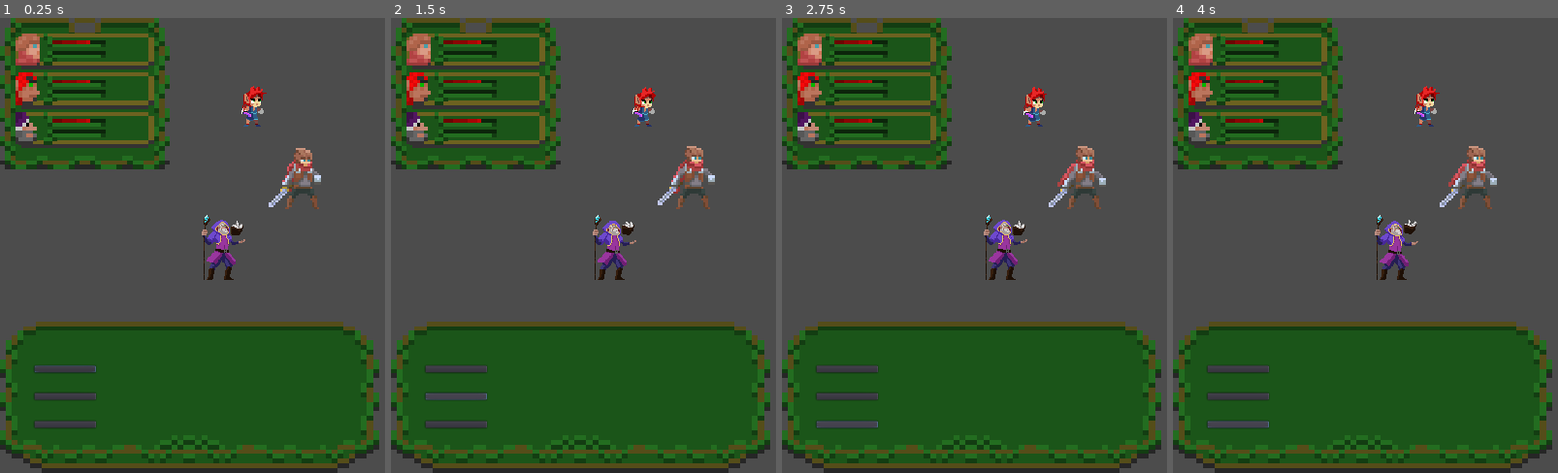
Above: before the commit, frames 1-4 (left to right).
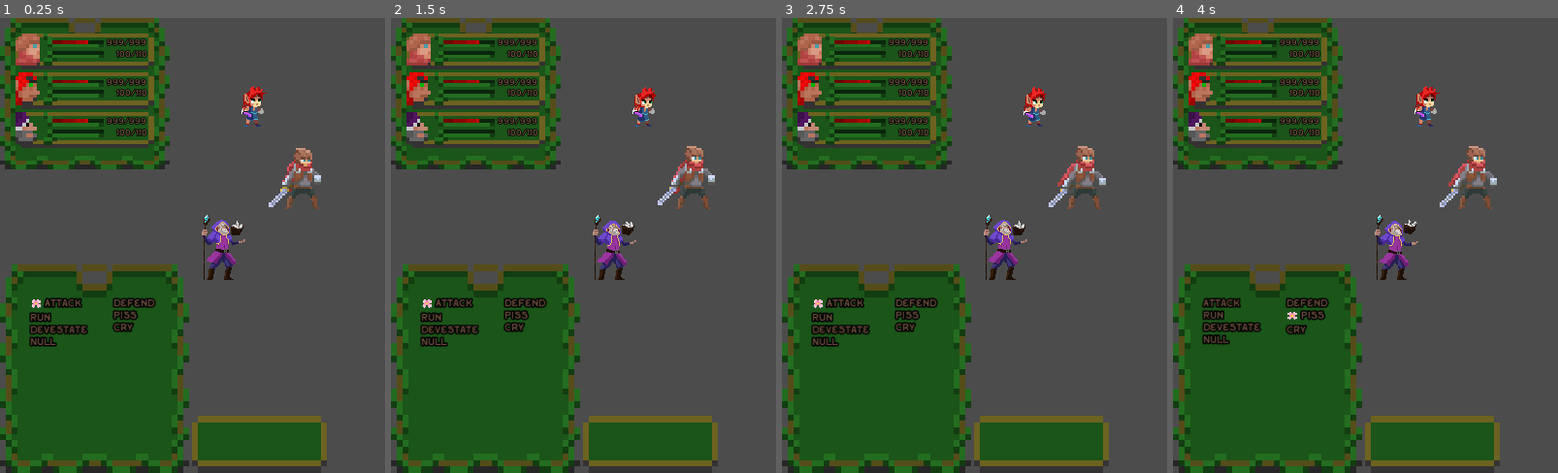
Above: after the commit, the same moments.

Repository: Vodyanik-monkas/Turn-Based-Prototype
Game: Godot game, scene res://Main.tscn
Same seed, same stepped clock (60 frames per second), same inputs: the game is played once before the commit and once after it. The project has no main scene, so this scene is started directly.
Inputs (mouse positions are in pixels of both pictures, inside the frame that each line leads up to):
- Up to frame 1 (0.25 s): no input
- Up to frame 2 (1.5 s): click (456, 368) at 0.5 s, where only the run before the commit has a clickable "Attack"; click (456, 395) at 1.25 s, where only the run before the commit has a clickable "Defend"
- Up to frame 3 (2.75 s): click (847, 422) at 2 s, where only the run before the commit has a clickable "Run"
- Up to frame 4 (4 s): tap Enter (ui_accept) at 2.75, 2.85, 3.02, 3.32, 3.6, 3.77 s; hold Right (ui_right) 2.78-3.53 s; hold Down (ui_down) from 3.53 s (still down)

The runs differ from the first frame. In frame 1, 23% of the frame differs, in the area x 0-99%, y 4-100%; in frame 2, 23%; in frame 3, 23%; in frame 4, 23%.

Commit message:
Removing old dialogue box and replacing with new

Diff:
--- a/Assets/Default_Theme.tres
+++ b/Assets/Default_Theme.tres
@@ -1,6 +1,6 @@
 [gd_resource type="Theme" load_steps=3 format=2]
 
-[ext_resource path="res://Assets/TreeRoot-ZVgOl.ttf" type="DynamicFontData" id=1]
+[ext_resource path="res://Assets/fonts/TreeRoot-ZVgOl.ttf" type="DynamicFontData" id=1]
 
 [sub_resource type="DynamicFont" id=1]
 size = 32
--- a/Main.tscn
+++ b/Main.tscn
@@ -7,6 +7,6 @@
 [node name="Main" type="Node"]
 script = ExtResource( 3 )
 
+[node name="NewHUD" parent="." instance=ExtResource( 1 )]
+
 [node name="Player" parent="." instance=ExtResource( 2 )]
-
-[node name="NewHUD" parent="." instance=ExtResource( 1 )]
--- /dev/null
+++ b/UI/Buttons/Action.gd
@@ -0,0 +1,22 @@
+extends HBoxContainer
+
+var namaewa = "name"
+var active = false
+
+func _ready():
+	$Label.text = namaewa
+
+func active():
+	active = true
+	$Selected.show()
+
+func inactive():
+	active = false
+	$Selected.hide()
+
+func toggle_active():
+	active = not active
+	if active:
+		$Selected.show()
+	else:
+		$Selected.hide()
--- /dev/null
+++ b/UI/Buttons/Action.tscn
@@ -0,0 +1,43 @@
+[gd_scene load_steps=6 format=2]
+
+[ext_resource path="res://Assets/UI/SelectionFlower.png" type="Texture" id=1]
+[ext_resource path="res://Assets/fonts/Geronideregulardemo-AL5n7.otf" type="DynamicFontData" id=2]
+[ext_resource path="res://UI/Buttons/Action.gd" type="Script" id=3]
+
+[sub_resource type="DynamicFont" id=1]
+size = 14
+outline_size = 2
+outline_color = Color( 0, 0, 0, 1 )
+use_filter = true
+font_data = ExtResource( 2 )
+
+[sub_resource type="Theme" id=2]
+default_font = SubResource( 1 )
+
+[node name="Action" type="HBoxContainer"]
+margin_right = 50.0
+margin_bottom = 14.0
+theme = SubResource( 2 )
+script = ExtResource( 3 )
+__meta__ = {
+"_edit_use_anchors_": false
+}
+
+[node name="Selected" type="TextureRect" parent="."]
+visible = false
+margin_right = 15.0
+margin_bottom = 17.0
+rect_min_size = Vector2( 15, 15 )
+texture = ExtResource( 1 )
+stretch_mode = 6
+
+[node name="Label" type="Label" parent="."]
+margin_right = 50.0
+margin_bottom = 14.0
+size_flags_horizontal = 0
+size_flags_vertical = 0
+custom_colors/font_color = Color( 0.439216, 0.321569, 0.25098, 1 )
+text = "Attack"
+__meta__ = {
+"_edit_use_anchors_": false
+}
--- a/UI/Dialogue Box/CombatDialogueBox.tscn
+++ b/UI/Dialogue Box/CombatDialogueBox.tscn
@@ -40,38 +40,37 @@
 margin_bottom = 172.0
 
 [node name="PlayerOptions" type="MarginContainer" parent="MarginContainer/HBoxContainer"]
-margin_right = 99.0
+margin_right = 80.0
 margin_bottom = 172.0
 rect_min_size = Vector2( 80, 0 )
 size_flags_vertical = 3
 
 [node name="CombatMenu" type="VBoxContainer" parent="MarginContainer/HBoxContainer/PlayerOptions"]
-margin_right = 99.0
+margin_right = 80.0
 margin_bottom = 172.0
 
 [node name="AttackButton" type="Button" parent="MarginContainer/HBoxContainer/PlayerOptions/CombatMenu"]
-margin_top = 10.0
-margin_right = 99.0
+margin_right = 80.0
 margin_bottom = 54.0
-size_flags_vertical = 10
+size_flags_vertical = 3
 text = "Attack"
 
 [node name="DefendButton" type="Button" parent="MarginContainer/HBoxContainer/PlayerOptions/CombatMenu"]
-margin_top = 69.0
-margin_right = 99.0
+margin_top = 58.0
+margin_right = 80.0
 margin_bottom = 113.0
-size_flags_vertical = 10
+size_flags_vertical = 11
 text = "Defend"
 
 [node name="RunButton" type="Button" parent="MarginContainer/HBoxContainer/PlayerOptions/CombatMenu"]
-margin_top = 128.0
-margin_right = 99.0
+margin_top = 117.0
+margin_right = 80.0
 margin_bottom = 172.0
-size_flags_vertical = 10
+size_flags_vertical = 11
 text = "Run"
 
 [node name="InfoBox" type="MarginContainer" parent="MarginContainer/HBoxContainer"]
-margin_left = 103.0
+margin_left = 84.0
 margin_right = 683.0
 margin_bottom = 172.0
 rect_min_size = Vector2( 150, 0 )
@@ -85,7 +84,7 @@
 [node name="InfoText" type="RichTextLabel" parent="MarginContainer/HBoxContainer/InfoBox"]
 margin_left = 10.0
 margin_top = 10.0
-margin_right = 570.0
+margin_right = 589.0
 margin_bottom = 162.0
 text = "Attack-u Desu!"
 [connection signal="focus_entered" from="MarginContainer/HBoxContainer/PlayerOptions/CombatMenu/AttackButton" to="." method="_on_AttackButton_focus_entered"]
--- a/UI/Dialogue Box/NewCombatDialogueBox.tscn
+++ b/UI/Dialogue Box/NewCombatDialogueBox.tscn
@@ -1,116 +1,84 @@
-[gd_scene load_steps=4 format=2]
+[gd_scene load_steps=9 format=2]
 
-[ext_resource path="res://Assets/UI/smallPanel.png" type="Texture" id=1]
-[ext_resource path="res://Assets/UI/DialogueBox.png" type="Texture" id=2]
-[ext_resource path="res://Assets/UI/SmallPanelActive.png" type="Texture" id=3]
+[ext_resource path="res://Assets/Default_Theme.tres" type="Theme" id=1]
+[ext_resource path="res://Assets/UI/smallPanel.png" type="Texture" id=2]
+[ext_resource path="res://Assets/UI/BigPanel.png" type="Texture" id=3]
+[ext_resource path="res://Assets/fonts/Geronideregulardemo-AL5n7.otf" type="DynamicFontData" id=4]
+[ext_resource path="res://UI/Buttons/Action.tscn" type="PackedScene" id=5]
+[ext_resource path="res://UI/Dialogue Box/OptionMenu.gd" type="Script" id=6]
 
-[node name="CombatDialogueBox" type="NinePatchRect"]
-anchor_right = 0.5
-anchor_bottom = 0.35
-texture = ExtResource( 2 )
+[sub_resource type="DynamicFont" id=1]
+size = 14
+outline_size = 2
+outline_color = Color( 0, 0, 0, 1 )
+use_filter = true
+font_data = ExtResource( 4 )
+
+[sub_resource type="Theme" id=2]
+default_font = SubResource( 1 )
+
+[node name="NewCombatDialogueBox" type="HBoxContainer"]
+margin_right = 640.0
+margin_bottom = 275.0
+theme = ExtResource( 1 )
 __meta__ = {
 "_edit_use_anchors_": false
 }
 
-[node name="MarginContainer" type="MarginContainer" parent="."]
+[node name="ToolTipBox" type="NinePatchRect" parent="."]
+margin_right = 250.0
+margin_bottom = 275.0
+rect_min_size = Vector2( 250, 275 )
+size_flags_horizontal = 0
+size_flags_vertical = 0
+theme = SubResource( 2 )
+texture = ExtResource( 3 )
+
+[node name="MarginContainer" type="MarginContainer" parent="ToolTipBox"]
 anchor_right = 1.0
 anchor_bottom = 1.0
-custom_constants/margin_right = 48
-custom_constants/margin_top = 20
-custom_constants/margin_left = 48
-custom_constants/margin_bottom = 26
+custom_constants/margin_right = 40
+custom_constants/margin_top = 45
+custom_constants/margin_left = 40
+custom_constants/margin_bottom = 40
 __meta__ = {
 "_edit_use_anchors_": false
 }
 
-[node name="Rows" type="HBoxContainer" parent="MarginContainer"]
-margin_left = 48.0
-margin_top = 20.0
-margin_right = 464.0
-margin_bottom = 184.0
+[node name="OptionMenu" type="HBoxContainer" parent="ToolTipBox/MarginContainer"]
+margin_left = 40.0
+margin_top = 45.0
+margin_right = 210.0
+margin_bottom = 235.0
+custom_constants/separation = 10
+script = ExtResource( 6 )
+option_buttons = ExtResource( 5 )
+
+[node name="Column1" type="VBoxContainer" parent="ToolTipBox/MarginContainer/OptionMenu"]
+margin_right = 100.0
+margin_bottom = 190.0
+rect_min_size = Vector2( 100, 0 )
+
+[node name="Column2" type="VBoxContainer" parent="ToolTipBox/MarginContainer/OptionMenu"]
+margin_left = 110.0
+margin_right = 170.0
+margin_bottom = 190.0
+size_flags_horizontal = 3
+
+[node name="ToolTip" type="TextureRect" parent="."]
+margin_left = 254.0
+margin_top = 200.0
+margin_right = 640.0
+margin_bottom = 275.0
+rect_min_size = Vector2( 100, 75 )
+size_flags_horizontal = 3
+size_flags_vertical = 8
+texture = ExtResource( 2 )
+expand = true
+
+[node name="Label" type="Label" parent="ToolTip"]
+margin_right = 40.0
+margin_bottom = 38.0
 __meta__ = {
 "_edit_use_anchors_": false
 }
-
-[node name="Columns" type="VBoxContainer" parent="MarginContainer/Rows"]
-margin_right = 200.0
-margin_bottom = 164.0
-size_flags_horizontal = 2
-size_flags_vertical = 3
-__meta__ = {
-"_edit_use_anchors_": false
-}
-
-[node name="TextureButton" type="TextureButton" parent="MarginContainer/Rows/Columns"]
-margin_right = 200.0
-margin_bottom = 52.0
-rect_min_size = Vector2( 140, 0 )
-size_flags_horizontal = 3
-size_flags_vertical = 3
-texture_normal = ExtResource( 1 )
-texture_focused = ExtResource( 3 )
-expand = true
-
-[node name="TextureButton2" type="TextureButton" parent="MarginContainer/Rows/Columns"]
-margin_top = 56.0
-margin_right = 200.0
-margin_bottom = 108.0
-rect_min_size = Vector2( 200, 0 )
-size_flags_vertical = 3
-texture_normal = ExtResource( 1 )
-texture_focused = ExtResource( 3 )
-expand = true
-stretch_mode = 4
-
-[node name="TextureButton3" type="TextureButton" parent="MarginContainer/Rows/Columns"]
-margin_top = 112.0
-margin_right = 200.0
-margin_bottom = 164.0
-rect_min_size = Vector2( 200, 0 )
-size_flags_vertical = 3
-texture_normal = ExtResource( 1 )
-texture_focused = ExtResource( 3 )
-expand = true
-stretch_mode = 4
-
-[node name="Columns2" type="VBoxContainer" parent="MarginContainer/Rows"]
-margin_left = 210.0
-margin_right = 416.0
-margin_bottom = 164.0
-size_flags_horizontal = 3
-size_flags_vertical = 3
-__meta__ = {
-"_edit_use_anchors_": false
-}
-
-[node name="TextureButton" type="TextureButton" parent="MarginContainer/Rows/Columns2"]
-margin_right = 206.0
-margin_bottom = 52.0
-rect_min_size = Vector2( 200, 0 )
-size_flags_vertical = 3
-texture_normal = ExtResource( 1 )
-texture_focused = ExtResource( 3 )
-expand = true
-stretch_mode = 4
-
-[node name="TextureButton2" type="TextureButton" parent="MarginContainer/Rows/Columns2"]
-margin_top = 56.0
-margin_right = 206.0
-margin_bottom = 108.0
-rect_min_size = Vector2( 200, 0 )
-size_flags_vertical = 3
-texture_normal = ExtResource( 1 )
-texture_focused = ExtResource( 3 )
-expand = true
-stretch_mode = 4
-
-[node name="TextureButton3" type="TextureButton" parent="MarginContainer/Rows/Columns2"]
-margin_top = 112.0
-margin_right = 206.0
-margin_bottom = 164.0
-rect_min_size = Vector2( 200, 0 )
-size_flags_vertical = 3
-texture_normal = ExtResource( 1 )
-texture_focused = ExtResource( 3 )
-expand = true
-stretch_mode = 4
--- /dev/null
+++ b/UI/Dialogue Box/OptionMenu.gd
@@ -0,0 +1,69 @@
+extends HBoxContainer
+
+export(PackedScene) var option_buttons
+
+var options = ["Attack","Defend", "Run", "Piss", "Devestate", "Cry", "NULL"]
+
+# Starting cursor position in Options list
+export var cursor_position_x = 0
+export var cursor_position_y = 0
+
+var col_count = 2
+
+func _ready():
+	# Populates instances from option list
+	# and sets an active option
+	draw_options()
+	get_option().active()
+
+func _unhandled_input(_event):
+
+	# Moves the cursor to highlight selected option
+	if Input.is_action_just_pressed("ui_up"):
+		move_cursor(0, -1)
+	if Input.is_action_just_pressed("ui_down"):
+		move_cursor(0, 1)
+	if Input.is_action_just_pressed("ui_left"):
+		move_cursor(-1, 0)
+	if Input.is_action_just_pressed("ui_right"):
+		move_cursor(1, 0)
+
+	# Communicate about selected option
+	if Input.is_action_just_pressed("ui_accept"):
+		select_option()
+
+
+# Changes which option is focused on
+func move_cursor(direction_x, direction_y):
+	get_option().inactive()
+
+	cursor_position_x += direction_x
+	cursor_position_y += direction_y
+
+	cursor_position_x = clamp(cursor_position_x, 0, col_count - 1)
+	cursor_position_y = clamp(cursor_position_y, 0, get_options_in_column())
+
+	get_option().active()
+
+# Instances options and places them
+func draw_options():
+	for option in range(0, options.size()):
+		var action = option_buttons.instance()
+		action.namaewa = options[option]
+
+		if option % col_count == 0:
+			$Column1.add_child(action)
+		else:
+			$Column2.add_child(action)
+
+# Gets option cursor is currently on
+func get_option():
+	var option = get_child(cursor_position_x).get_child(cursor_position_y)
+	return option
+
+# Returns the number of rows in current cursors column
+func get_options_in_column():
+	return get_child(cursor_position_x).get_child_count() - 1
+
+func select_option():
+	pass
--- a/UI/NewHUD.tscn
+++ b/UI/NewHUD.tscn
@@ -1,7 +1,7 @@
 [gd_scene load_steps=7 format=2]
 
 [ext_resource path="res://Assets/UI/CharacterPortraits/NoblePortrait.png" type="Texture" id=1]
-[ext_resource path="res://UI/Dialogue Box/CombatDialogueBox.tscn" type="PackedScene" id=2]
+[ext_resource path="res://UI/Dialogue Box/NewCombatDialogueBox.tscn" type="PackedScene" id=2]
 [ext_resource path="res://Assets/UI/BigPanel.png" type="Texture" id=3]
 [ext_resource path="res://UI/Panels/CharacterPanel.tscn" type="PackedScene" id=4]
 [ext_resource path="res://Assets/UI/CharacterPortraits/ThiefPortrait.png" type="Texture" id=5]
@@ -15,14 +15,15 @@
 }
 
 [node name="MarginContainer" type="MarginContainer" parent="."]
-anchor_right = 0.313
+anchor_right = 0.422
 anchor_bottom = 1.0
+margin_right = -0.128021
 __meta__ = {
 "_edit_use_anchors_": false
 }
 
 [node name="VBoxContainer" type="VBoxContainer" parent="MarginContainer"]
-margin_right = 600.0
+margin_right = 432.0
 margin_bottom = 600.0
 
 [node name="NinePatchRect" type="NinePatchRect" parent="MarginContainer/VBoxContainer"]
@@ -66,11 +67,7 @@
 margin_bottom = 152.0
 portrait = ExtResource( 6 )
 
-[node name="CombatDialogueBox" parent="MarginContainer/VBoxContainer" instance=ExtResource( 2 )]
-margin_left = 0.0
-margin_top = 400.0
-margin_right = 500.0
+[node name="NewCombatDialogueBox" parent="MarginContainer/VBoxContainer" instance=ExtResource( 2 )]
+margin_top = 325.0
+margin_right = 432.0
 margin_bottom = 600.0
-rect_min_size = Vector2( 500, 200 )
-size_flags_horizontal = 2
-size_flags_vertical = 10
--- a/UI/Panels/CharacterPanel.tscn
+++ b/UI/Panels/CharacterPanel.tscn
@@ -10,19 +10,52 @@
 [ext_resource path="res://Assets/UI/ResourceBars/MPBarOver.png" type="Texture" id=8]
 [ext_resource path="res://UI/Panels/CharacterPanel.gd" type="Script" id=9]
 [ext_resource path="res://Assets/Geronideregulardemo-AL5n7.otf" type="DynamicFontData" id=10]
+[ext_resource path="res://Assets/fonts/Geronideregulardemo-AL5n7.otf" type="DynamicFontData" id=11]
 
 [sub_resource type="DynamicFont" id=1]
+size = 15
+font_data = ExtResource( 11 )
+
+[sub_resource type="Theme" id=2]
+default_font = SubResource( 1 )
+
+[sub_resource type="DynamicFont" id=3]
+font_data = ExtResource( 11 )
+
+[sub_resource type="Theme" id=4]
+default_font = SubResource( 3 )
+
+[sub_resource type="DynamicFont" id=5]
 size = 11
 font_data = ExtResource( 10 )
 
-[sub_resource type="Theme" id=2]
-default_font = SubResource( 1 )
+[sub_resource type="Theme" id=6]
+default_font = SubResource( 5 )
+
+[sub_resource type="DynamicFont" id=7]
+size = 11
+outline_size = 1
+outline_color = Color( 0, 0, 0, 1 )
+font_data = ExtResource( 11 )
+
+[sub_resource type="Theme" id=8]
+default_font = SubResource( 7 )
+
+[sub_resource type="DynamicFont" id=9]
+size = 11
+outline_size = 1
+outline_color = Color( 0, 0, 0, 1 )
+font_data = ExtResource( 11 )
+
+[sub_resource type="Theme" id=10]
+default_font = SubResource( 9 )
 
 [node name="CharacterPanel" type="NinePatchRect"]
 margin_right = 184.0
 margin_bottom = 48.0
 rect_min_size = Vector2( 48, 48 )
 size_flags_vertical = 4
+theme = SubResource( 2 )
 texture = ExtResource( 1 )
 script = ExtResource( 9 )
 __meta__ = {
@@ -63,17 +96,17 @@
 
 [node name="ResourceBarContainers" type="MarginContainer" parent="MarginContainer2/HBoxContainer"]
 margin_left = 37.0
-margin_right = 119.0
+margin_right = 117.0
 margin_bottom = 43.0
 
 [node name="VBoxContainer" type="VBoxContainer" parent="MarginContainer2/HBoxContainer/ResourceBarContainers"]
-margin_right = 82.0
+margin_right = 80.0
 margin_bottom = 43.0
-rect_min_size = Vector2( 82, 0 )
+rect_min_size = Vector2( 80, 0 )
 size_flags_horizontal = 11
 
 [node name="HealthBar" type="TextureProgress" parent="MarginContainer2/HBoxContainer/ResourceBarContainers/VBoxContainer"]
-margin_right = 82.0
+margin_right = 80.0
 margin_bottom = 19.0
 size_flags_horizontal = 3
 size_flags_vertical = 3
@@ -86,7 +119,7 @@
 
 [node name="ManaBar" type="TextureProgress" parent="MarginContainer2/HBoxContainer/ResourceBarContainers/VBoxContainer"]
 margin_top = 23.0
-margin_right = 82.0
+margin_right = 80.0
 margin_bottom = 43.0
 size_flags_horizontal = 9
 size_flags_vertical = 11
@@ -98,6 +131,7 @@
 [node name="MarginContainer" type="MarginContainer" parent="."]
 anchor_right = 1.0
 anchor_bottom = 1.0
+theme = SubResource( 4 )
 custom_constants/margin_right = 10
 custom_constants/margin_top = 8
 custom_constants/margin_left = 4
@@ -112,12 +146,14 @@
 margin_right = 174.0
 margin_bottom = 44.0
 size_flags_horizontal = 10
-theme = SubResource( 2 )
+theme = SubResource( 6 )
 
 [node name="Health" type="Label" parent="MarginContainer/ResourceAmounts"]
 margin_right = 55.0
 margin_bottom = 12.0
 size_flags_horizontal = 10
+theme = SubResource( 8 )
+custom_colors/font_color = Color( 0.439216, 0.321569, 0.25098, 1 )
 custom_constants/line_spacing = 0
 text = "999/999"
 
@@ -128,4 +164,6 @@
 margin_bottom = 28.0
 grow_horizontal = 0
 size_flags_horizontal = 10
+theme = SubResource( 10 )
+custom_colors/font_color = Color( 0.439216, 0.321569, 0.25098, 1 )
 text = "100/110"
Binary file added: Assets/UI/PanelPressed.png
Not shown, added: Assets/UI/PanelPressed.png.import
Binary file added: Assets/UI/SelectionFlower.png
Not shown, added: Assets/UI/SelectionFlower.png.import
Not shown: 1 places in UI/Panels/CharacterPanel.tscn that only renumber resources
Not shown, changed: README.md
